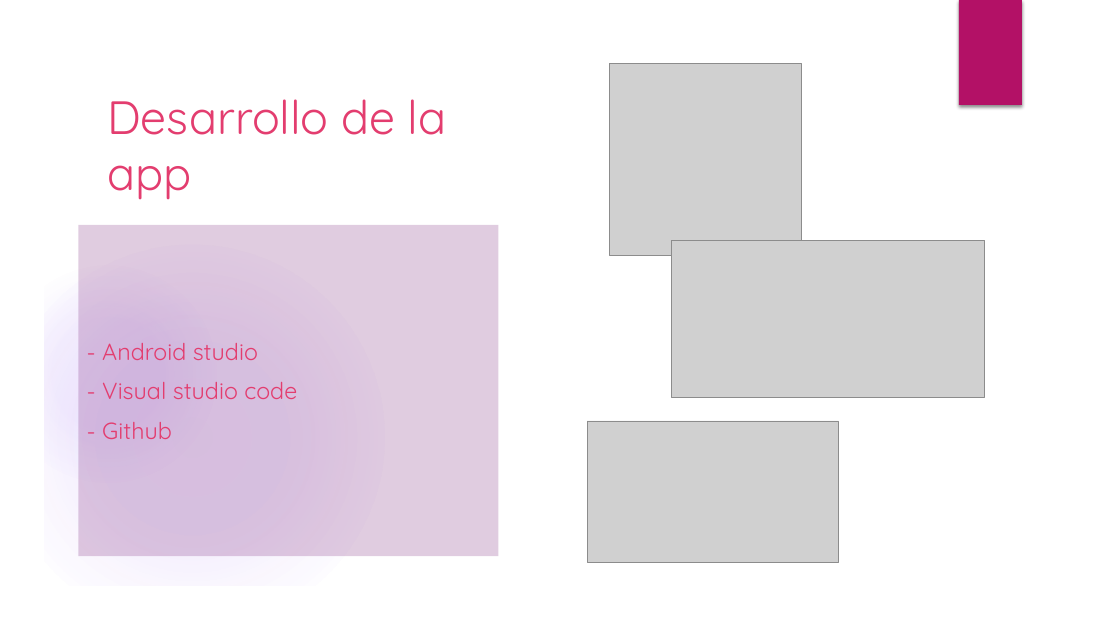
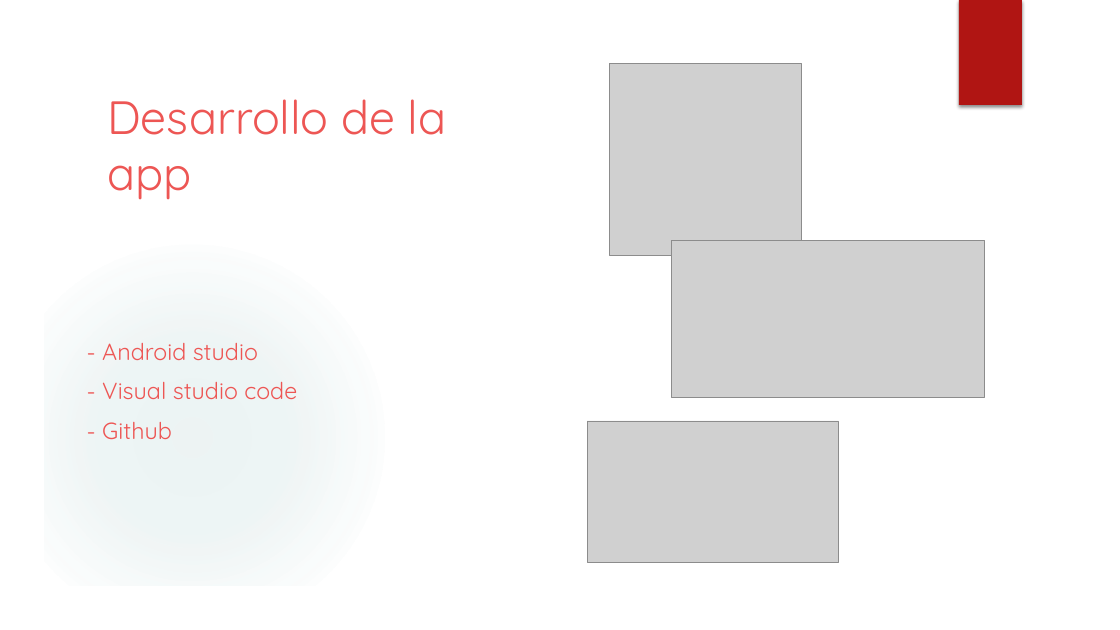
Before and after one commit to Katakur/Up_Grade, a slide deck: slide 4 of UpGrade.pptx. Drawn at 1120x630 pixels with LibreOffice and Linux fonts; fonts in the diff are those of the drawing; grey boxes stand for pictures; background and template pictures are left out. Boxes give left, top, right and bottom in pixels: in the first picture for what was removed or moved away, otherwise in the second. Text is boxed around its words. In the diff, an @@ line names an element or a change of style, - is before the commit and + after.

```diff
--- a/UpGrade.pptx
+++ b/UpGrade.pptx
@@ rectangle at box(959, 0, 1022, 105): fill #B31166 to #B01513 @@
@@ title "Desarrollo de la app" at box(107, 99, 447, 199): text colour #E33D6F to #ED5654 @@
@@ text "- Android studio": place and size @@
-text "- Android studio" at box(78, 225, 498, 556)
+text "- Android studio" at box(102, 343, 297, 439)
@@ text "- Android studio" at box(102, 343, 297, 439): text colour #E33D6F to #ED5654; fill #660066 at 20% opacity to none @@
@@ ellipse at box(0, 245, 385, 630): fill gradient #9B6BF2 to gradient #5F9C9D @@
@@ ellipse removed at box(0, 266, 217, 483) @@
```
Also in this commit, not shown: 7 other slides changed, 3 slides added, 2 slides removed, 1 other file.
